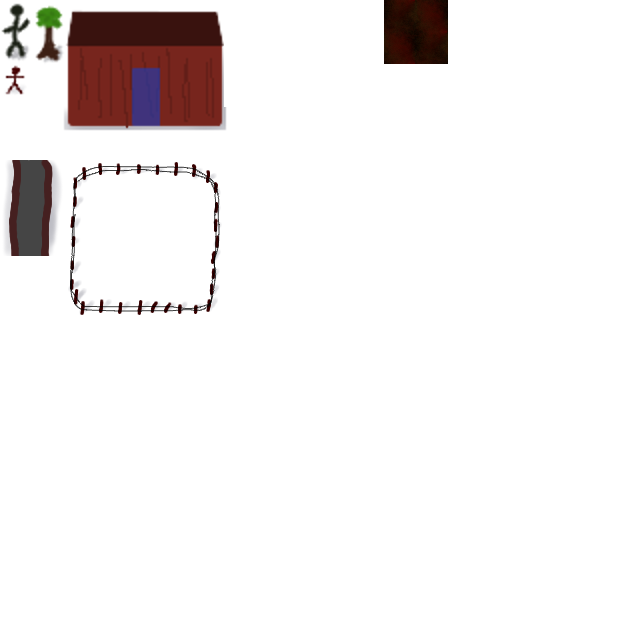
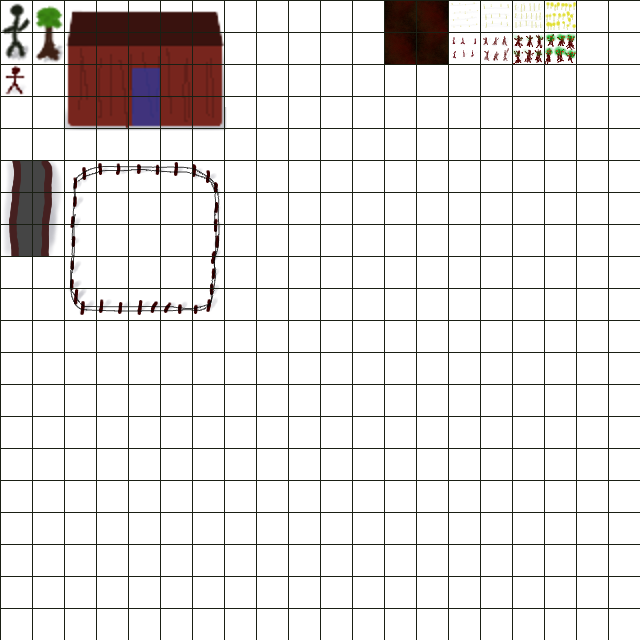
Comparing the layer stacks of the two 640x640 images. Changes:
showed "Background" over [0, 0, 640, 640]
painted on "Images" over [451, 2, 576, 64]
painted on "Shadows" over [450, 3, 544, 64]
